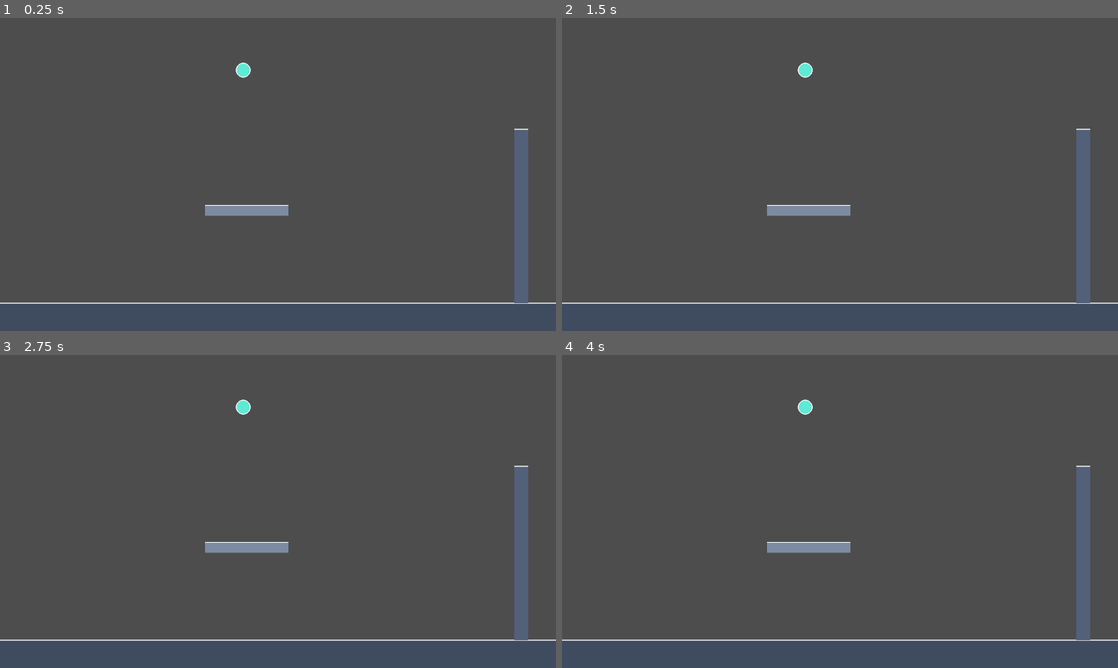
Above: before the commit, frames 1-4 (two rows, left to right).
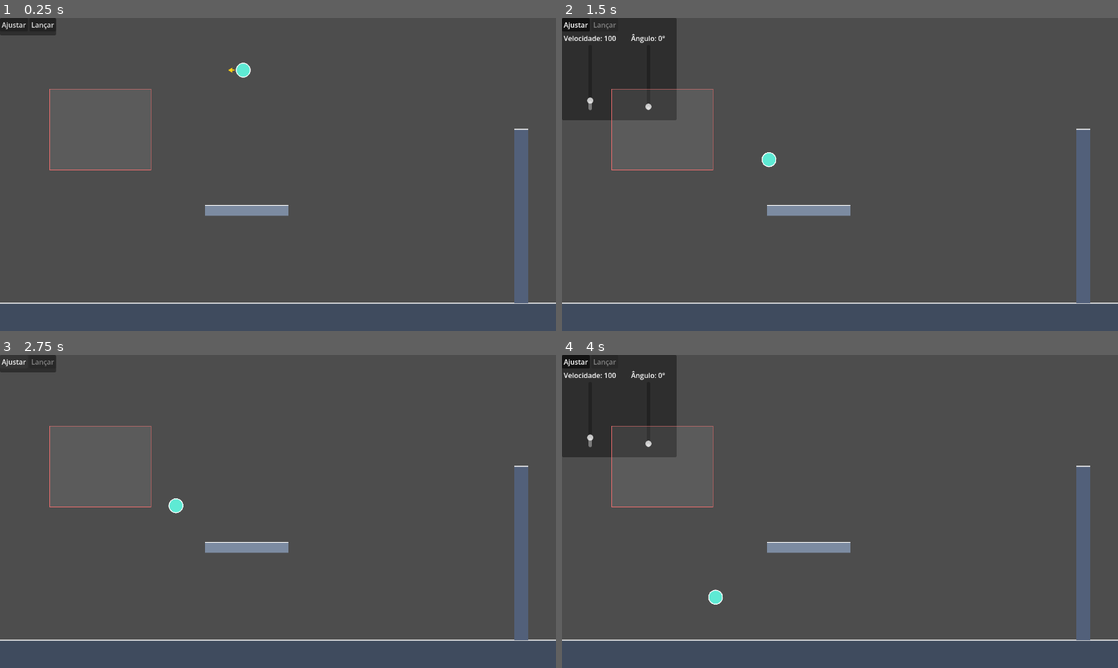
Above: after the commit, the same moments.

Repository: Px1906/Kinema
Game: Godot game, scene res://scenes/levels/surfaces_test.tscn
Same seed, same stepped clock (60 frames per second), same inputs: the game is played once before the commit and once after it. This scene is started directly instead of the project's main scene.
Inputs (mouse positions are in pixels of both pictures, inside the frame that each line leads up to):
- Up to frame 1 (0.25 s): no input
- Up to frame 2 (1.5 s): click (606, 24) at 0.5 s, where only the run after the commit has a clickable "Lançar"; click (573, 24) at 1.25 s, where only the run after the commit has a clickable "Ajustar"
- Up to frame 3 (2.75 s): click (11, 361) at 2 s, where only the run after the commit has a clickable "Ajustar"
- Up to frame 4 (4 s): click (573, 361) at 2.75 s, where only the run after the commit has a clickable "Ajustar"; move the mouse to (962, 495) at 3.52 s; click (962, 495) at 3.67 s

The runs differ from the first frame. In frame 1, 0.7% of the frame differs, in the area x 0-43%, y 0-49%; in frame 2, 5.9%; in frame 3, 0.7%; in frame 4, 5.9%, in the area x 0-46%, y 0-80%.

Commit message:
fix: Arrastar o Mouse
Agora a direção da seta coincide com a do vetor velocidade.

Diff:
--- a/scenes/levels/surfaces_test.tscn
+++ b/scenes/levels/surfaces_test.tscn
@@ -1,10 +1,12 @@
-[gd_scene format=3 uid="uid://cjasegu868ymr"]
+[gd_scene format=3 uid="uid://dktiy63yx0w76"]
 
 [ext_resource type="Script" uid="uid://bk8tahg4uvkf" path="res://scripts/levels/player_gravity_test.gd" id="1_test"]
 [ext_resource type="PackedScene" uid="uid://b73wjf3pct1d3" path="res://scenes/entities/player.tscn" id="2_player"]
 [ext_resource type="PackedScene" uid="uid://ch6ftsma1waaq" path="res://scenes/entities/floor_surface.tscn" id="3_floor"]
 [ext_resource type="PackedScene" path="res://scenes/entities/platform_surface.tscn" id="4_platform"]
 [ext_resource type="PackedScene" path="res://scenes/entities/wall_surface.tscn" id="5_wall"]
+[ext_resource type="Script" uid="uid://wf10j528cyal" path="res://scripts/ui/launch_controls.gd" id="6_pl03t"]
+[ext_resource type="Script" uid="uid://dbtiyy8up8knr" path="res://scripts/ui/mouse_control.gd" id="7_t8nq2"]
 
 [node name="SurfacesTest" type="Node2D" unique_id=1894958845]
 script = ExtResource("1_test")
@@ -21,3 +23,21 @@
 
 [node name="WallSurface" parent="." unique_id=1670152353 instance=ExtResource("5_wall")]
 position = Vector2(1200, 456)
+
+[node name="LaunchControls" type="PanelContainer" parent="." unique_id=2060249671 node_paths=PackedStringArray("player")]
+offset_right = 40.0
+offset_bottom = 40.0
+script = ExtResource("6_pl03t")
+player = NodePath("../Player")
+metadata/_custom_type_script = "uid://wf10j528cyal"
+
+[node name="MouseControl" type="Control" parent="." unique_id=1992962905 node_paths=PackedStringArray("player")]
+layout_mode = 3
+anchors_preset = 0
+offset_left = 115.0
+offset_top = 164.0
+offset_right = 348.0
+offset_bottom = 350.0
+script = ExtResource("7_t8nq2")
+player = NodePath("../Player")
+metadata/_custom_type_script = "uid://dbtiyy8up8knr"
--- a/scripts/levels/player_gravity_test.gd
+++ b/scripts/levels/player_gravity_test.gd
@@ -1,14 +1,3 @@
 extends Node2D
 
 @onready var player: Player = $Player
-
-#func _ready() -> void:
-	#var controls := LaunchControls.new()
-	#controls.player = player
-	#add_child(controls)
-#
-	#var mouse := MouseControl.new()
-	#mouse.player = player
-	#mouse.position = Vector2(40, 200)
-	#mouse.size = Vector2(300, 300)
-	#add_child(mouse)
--- a/scripts/player/player.gd
+++ b/scripts/player/player.gd
@@ -20,6 +20,7 @@
 @export_category("Lancamento")
 @export_range(0.0, 180.0, 1.0) var launch_angle_degrees: float = 0.0
 @export_range(0.0, 1000.0, 1.0) var launch_speed: float = 100.0
+@export var fator_velocidade_lancamento: float = 1.0
 
 var state: State = State.PREPARANDO
 var spawn_position: Vector2
@@ -56,7 +57,7 @@
 		return
 	set_launch_parameters(launch_speed, launch_angle_degrees)
 	freeze = false
-	linear_velocity = launch_velocity * 10
+	linear_velocity = launch_velocity * fator_velocidade_lancamento
 	state = State.MOVENDO
 	launched.emit(launch_velocity)
 	queue_redraw()
--- a/scripts/ui/launch_controls.gd
+++ b/scripts/ui/launch_controls.gd
@@ -72,7 +72,7 @@
 	_speed_slider = _make_vslider(0.0, 1000.0, 1.0, _speed_label.get_parent())
 
 	_angle_label = _make_coluna(_sliders_box)
-	_angle_slider = _make_vslider(0.0, 360.0, 1.0, _angle_label.get_parent())
+	_angle_slider = _make_vslider(0.0, 180.0, 1.0, _angle_label.get_parent())
 
 
 # Cria uma coluna de largura fixa com um label centralizado; devolve o label.
--- a/scripts/ui/mouse_control.gd
+++ b/scripts/ui/mouse_control.gd
@@ -5,7 +5,7 @@
 
 @export_category("Vetor de lancamento")
 @export var inverter_direcao: bool = false
-@export var fator_velocidade: float = 3.0
+@export var fator_velocidade_seta: float = 3.0
 @export var velocidade_maxima: float = 1000.0
 @export var distancia_minima: float = 5.0
 
@@ -58,10 +58,10 @@
 	if v.length() < distancia_minima:
 		return
 
-	var angulo := rad_to_deg(atan2(-v.y, v.x))
+	var angulo := rad_to_deg(atan2(-v.y, -v.x))
 	if angulo < 0.0:
-		angulo = 0.0 if v.x >= 0.0 else 180.0
-	var velocidade := minf(v.length() * fator_velocidade, velocidade_maxima)
+		angulo = 0.0 if -v.x >= 0.0 else 180.0
+	var velocidade := minf(v.length() * fator_velocidade_seta, velocidade_maxima)
 	player.set_launch_parameters(velocidade, angulo)
 
 
